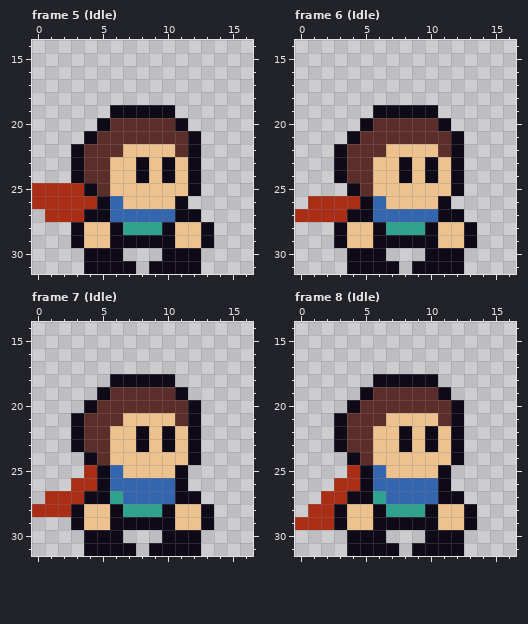
One commit to this pixel-art file: Sprites/Player/chibi_player_source.ase. The picture above is the old version.
32x32 pixels, 24 frames. Shown: frame 5 (Idle): x 0..16, y 14..31; frame 6 (Idle): x 0..16, y 14..31; frame 7 (Idle): x 0..16, y 14..31; frame 8 (Idle): x 0..16, y 14..31. The commit also changed other frames, which this record leaves out.
After:
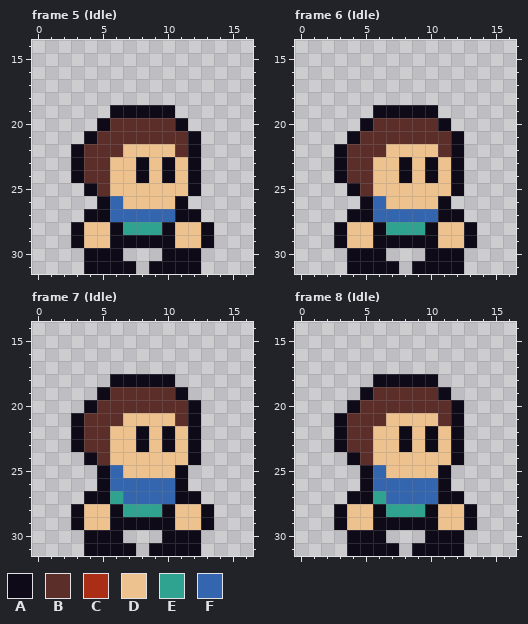
Palette (. is transparent): A #0f0a18  B #5c2e2a  C #aa2e16  D #eec28f  E #30a390  F #3466b0
Author's note on the commit: Added ability icons & player variations
Edits made:
layer "Cape" now hidden
Frame 5 (Idle):
Colour C is removed in row 25 at x 0 to 3; in row 26 at x 0 to 4; in row 27 at x 1 to 3.
Frame 6 (Idle):
Colour C is removed in row 26 at x 1 to 4; in row 27 at x 0 to 3.
Frame 7 (Idle):
Colour C is removed in row 25 at x 4; in row 26 at x 3 to 4; in row 27 at x 1 to 3; in row 28 at x 0 to 2.
Frame 8 (Idle):
Colour C is removed in row 25 at x 4; in row 26 at x 3 to 4; in row 27 at x 2 to 3; in row 28 at x 1 to 2; in row 29 at x 0 to 2.
Pixel boxes of the changes (left, top, right, bottom) in both pictures:
erased: (32, 183, 97, 222)
erased: (295, 196, 360, 222)
erased: (32, 465, 97, 517)
erased: (295, 465, 360, 530)
